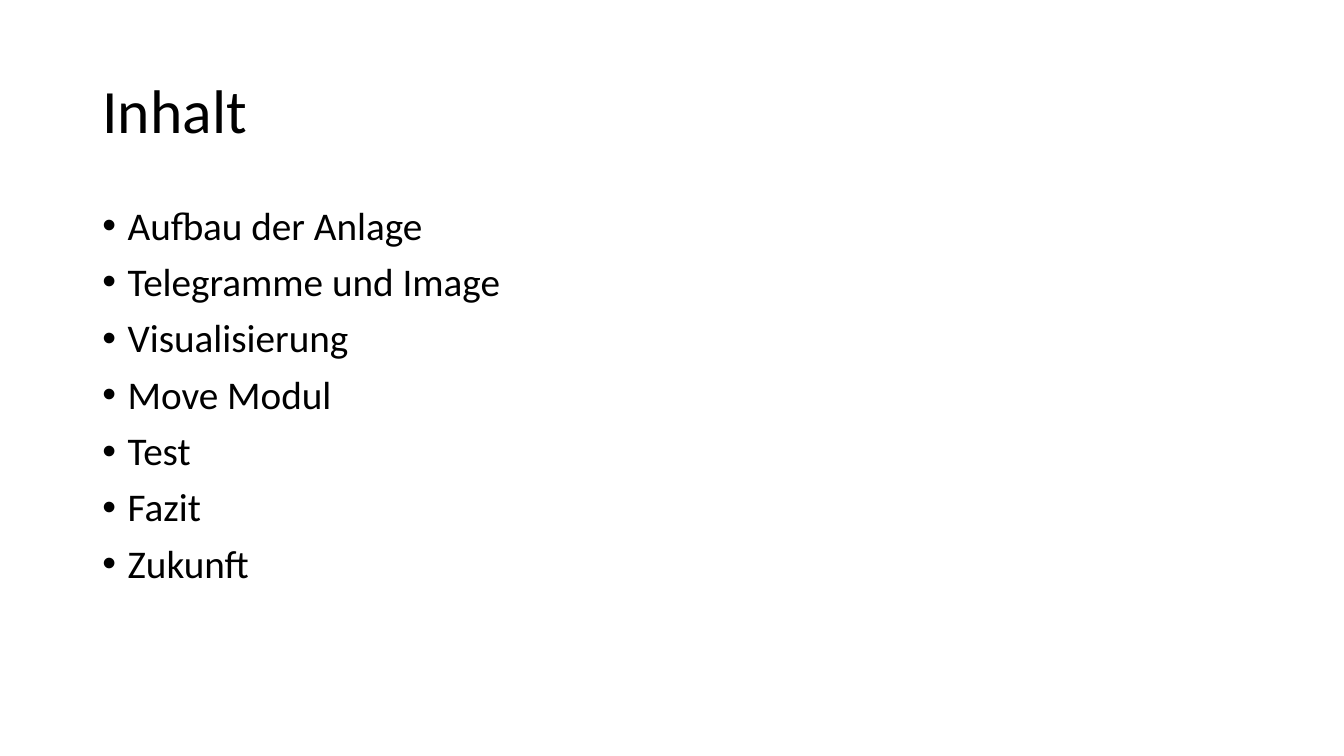
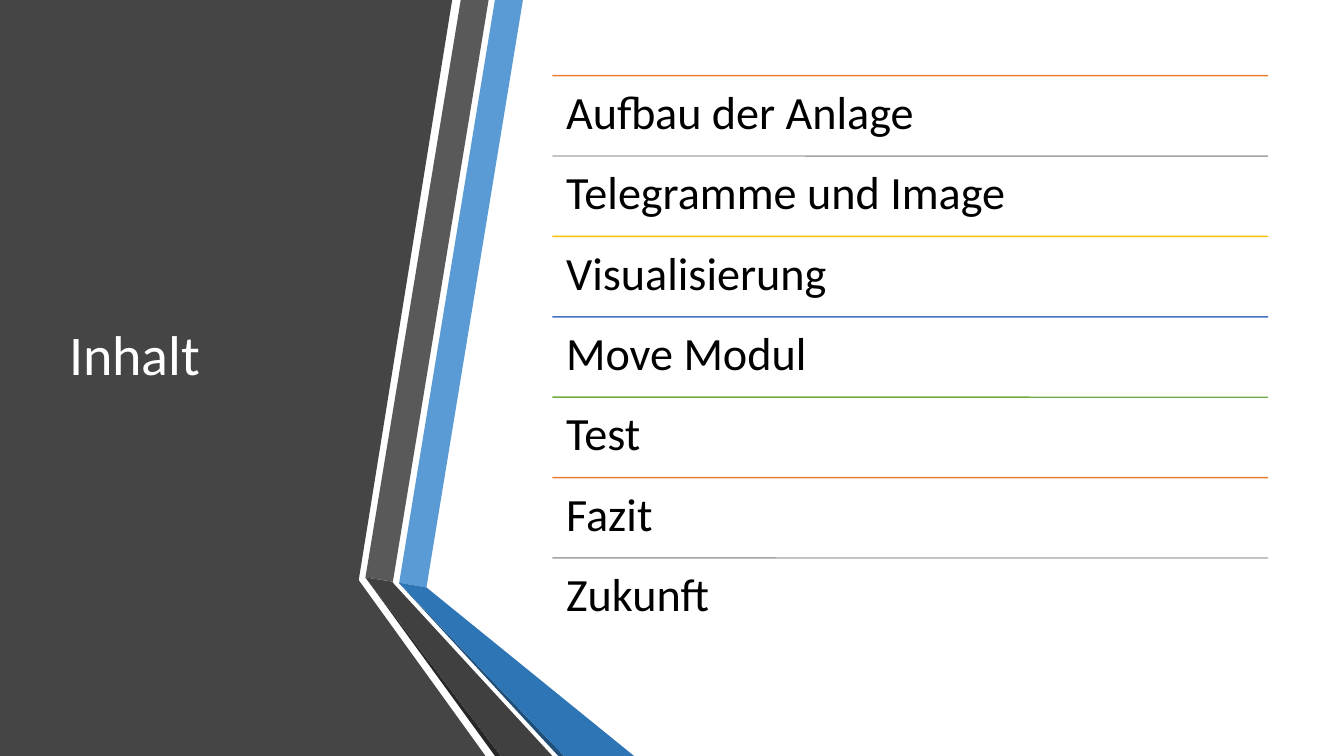
Before and after one commit to AkazeX/Schule, a slide deck: slide 3 of IPA.pptx. Drawn at 1344x756 pixels with LibreOffice and Linux fonts; fonts in the diff are those of the drawing. Boxes give left, top, right and bottom in pixels: in the first picture for what was removed or moved away, otherwise in the second. Text is boxed around its words. In the diff, an @@ line names an element or a change of style, - is before the commit and + after.

```diff
--- a/IPA.pptx
+++ b/IPA.pptx
@@ freeform shape added at box(0, 0, 486, 756), fill #454545 @@
@@ title "Inhalt": place and size @@
-title "Inhalt" at box(102, 90, 246, 134)
+title "Inhalt" at box(69, 336, 200, 376)
@@ title "Inhalt" at box(69, 336, 200, 376): size 44 to 40 pt, text colour #000000 to #FFFFFF @@
@@ text removed at box(128, 212, 500, 579) @@
-• Aufbau der Anlage
-• Telegramme und Image
-• Visualisierung
-• Move Modul
-• Test
-• Fazit
-• Zukunft
@@ group added at box(366, 0, 634, 756): 6 freeform shapes @@
@@ group added at box(553, 76, 1268, 612): 7 lines, 7 texts @@
+Aufbau der Anlage
+Telegramme und Image
+Visualisierung
+Move Modul
+Test
+Fazit
+Zukunft
```
Also in this commit, not shown: 18 other slides changed, 2 slides added, 1 slide removed, 1 other file.
